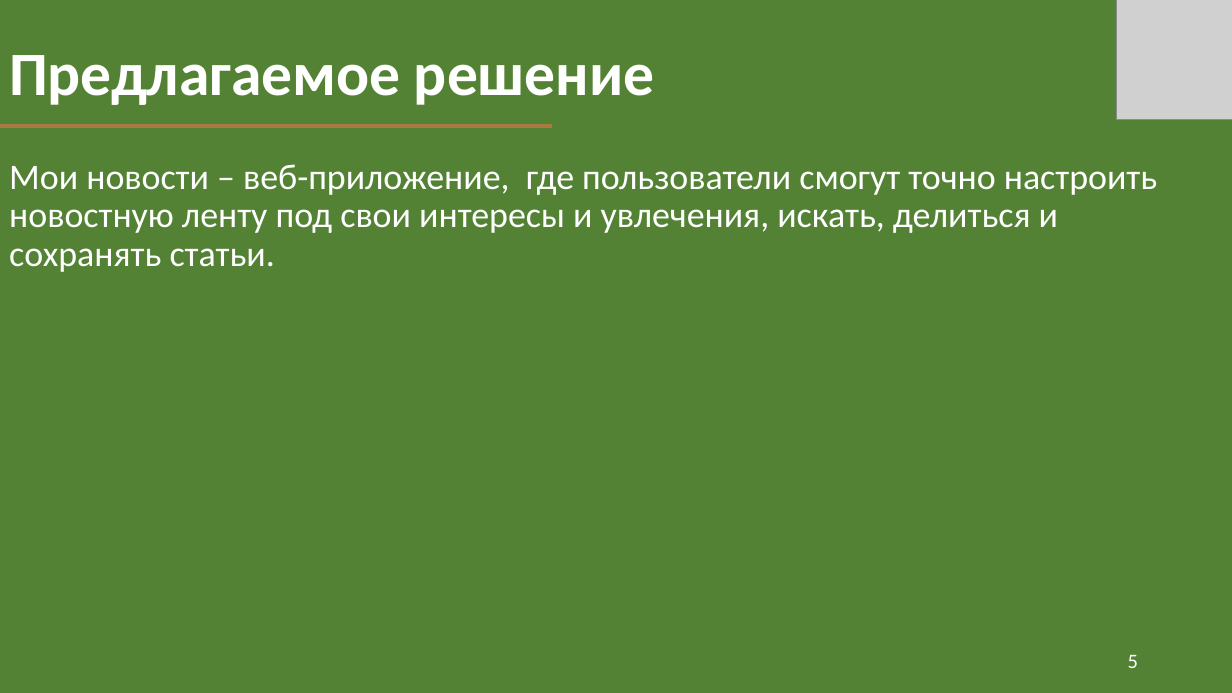
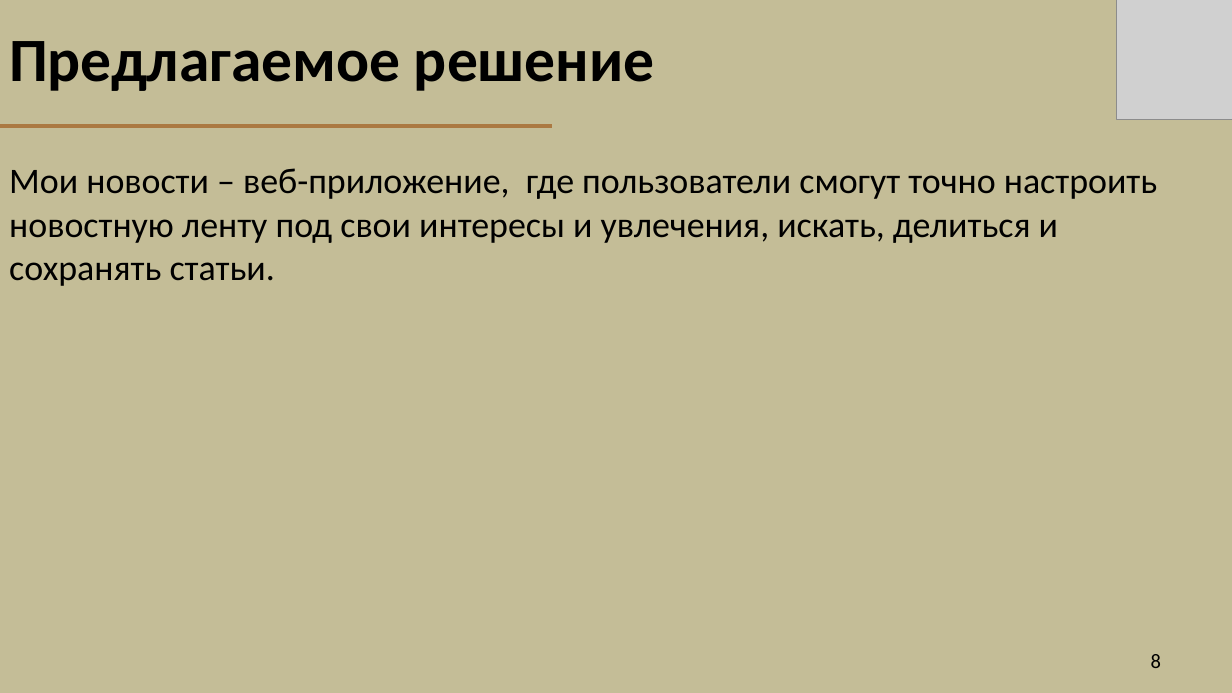
Before and after one commit to FDMan12/news-with-tags, a slide deck: slide 8 of Documentation/my_news_presentation.pptx (slide 5 before the commit). Drawn at 1232x693 pixels with LibreOffice and Linux fonts; fonts in the diff are those of the drawing; grey boxes stand for pictures. Boxes give left, top, right and bottom in pixels: in the first picture for what was removed or moved away, otherwise in the second. Text is boxed around its words. In the diff, an @@ line names an element or a change of style, - is before the commit and + after.

```diff
--- a/Documentation/my_news_presentation.pptx
+++ b/Documentation/my_news_presentation.pptx
@@ background #FFFFFF to #000000 @@
@@ title "Предлагаемое решение" at (9, 41, 655, 91): text colour #FFFFFF to #000000; line spacing 0.9 to 1; vertical alignment bottom to middle @@
@@ rectangle at (0, 0, 1232, 693): fill #548235 to #C4BD97; outline #333F50 1 pt to #17375E 2 pt @@
@@ subtitle "Мои новости – веб-приложение, где ..." at (9, 168, 1157, 286): text colour #FFFFFF to #000000; line spacing 0.9 to 1; less space between paragraphs @@
@@ page number at (1151, 654, 1161, 668): text changed; text colour #FFFFFF to #000000 @@
-5
+8
```
Also in this commit, not shown: 11 other slides changed, 3 slides added, 4 other files.
